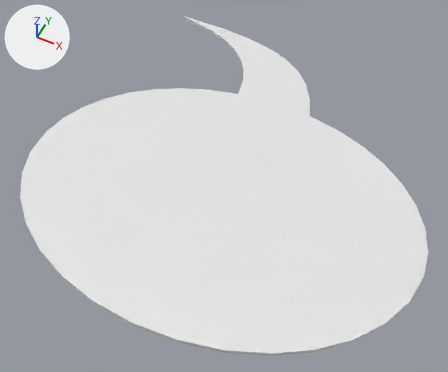
The OBJ model Assets/Models/Body1.obj: old version first, new version second.
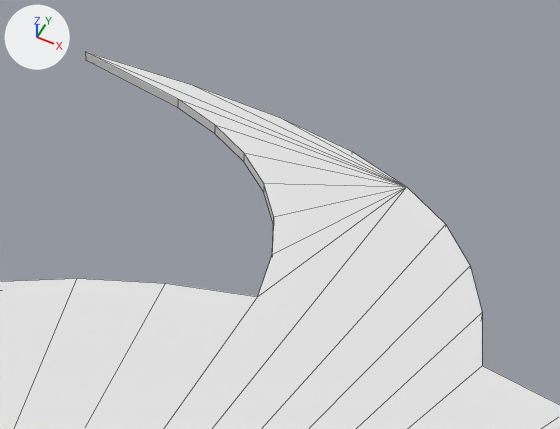
Old and new are each drawn whole from a 50 mm lens placed at (4.33, -9.45, 10.87), pointed at (-0.14, -0.5, -0.31) and again close up on the part from 35% to 75% of the width and 0% to 37% of the height. The lights are fixed; the arrows at upper left show +X, +Y and +Z. The close-ups show mesh edges as thin lines. Where no turn or scale is listed for an object, it has been applied to the vertices.

Script lines for the objects in view, before the commit:
```python
me_body1 = bpy.data.meshes.new('Body1')
me_body1.from_pydata(...)  # 94 vertices, 92 faces; spans x -4.81..4.81, y -4.82..4.88, z 0.0..0.1
ob_body1 = bpy.data.objects.new('Body1', me_body1)
ob_body1.location = (0.0, 0.0, 0.0)
```
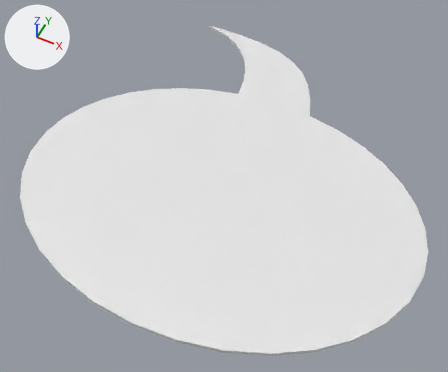
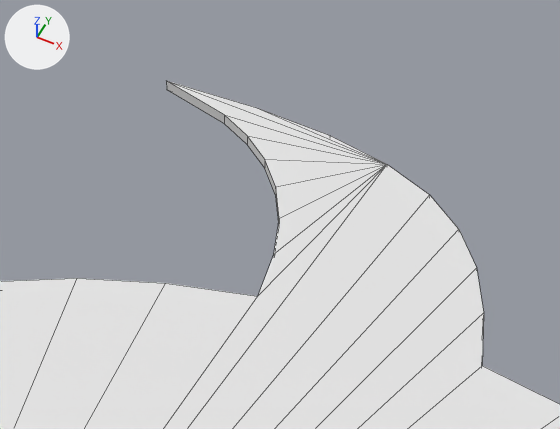
The newer file is also rescaled (x0.989) as a whole; pictures and numbers use the older file's frame.

Boxes [x1, y1, x2, y2] around the edits, measured in the close-ups (560 x 429 px; the box of a moved part takes in the faces that stretch with it):
'Body1', reshaped
    before: [0, 52, 560, 429]
    after: [0, 81, 560, 429]
part 1 of me_body1, moved or reshaped
    before: [85, 52, 482, 429]
    after: [164, 81, 484, 429]

Diff of the bpy script that builds the scene:
```diff
--- a/Assets/Models/Body1.obj.py
+++ b/Assets/Models/Body1.obj.py
@@ me_body1 @@
 # used by ob_body1; location = (0.0, 0.0, 0.0)
-me_body1.from_pydata(...)  # 94 vertices, 92 faces; spans x -4.81..4.81, y -4.82..4.88, z 0.0..0.1
+me_body1.from_pydata(...)  # 94 vertices, 92 faces; spans x -4.81..4.81, y -4.82..4.79, z 0.0..0.1
+# me_body1 part 1
+# 2 vertices are removed from x -1.23..-0.58, y 4.28..4.55, z 0.1
+# 15 faces are deleted
+# 4 vertices in x -1.24..0.67, y 2.87..2.96, z 0.0..0.1 move by (0.01, 0.0, 0.0)
+# 4 vertices in x -1.46..0.35, y 3.35..3.49, z 0.0..0.1 move by (0.06, 0.0, 0.0)
+# 18 vertices move from x -4.22..-0.05, y 3.75..4.88, z 0.0..0.1 to x -3.28..0.08, y 3.75..4.79, z 0.0..0.1
+# 2 vertices are added at (-0.86, 4.51, 0.1), (-0.34, 4.26, 0.1)
+# 15 new faces join them
```
